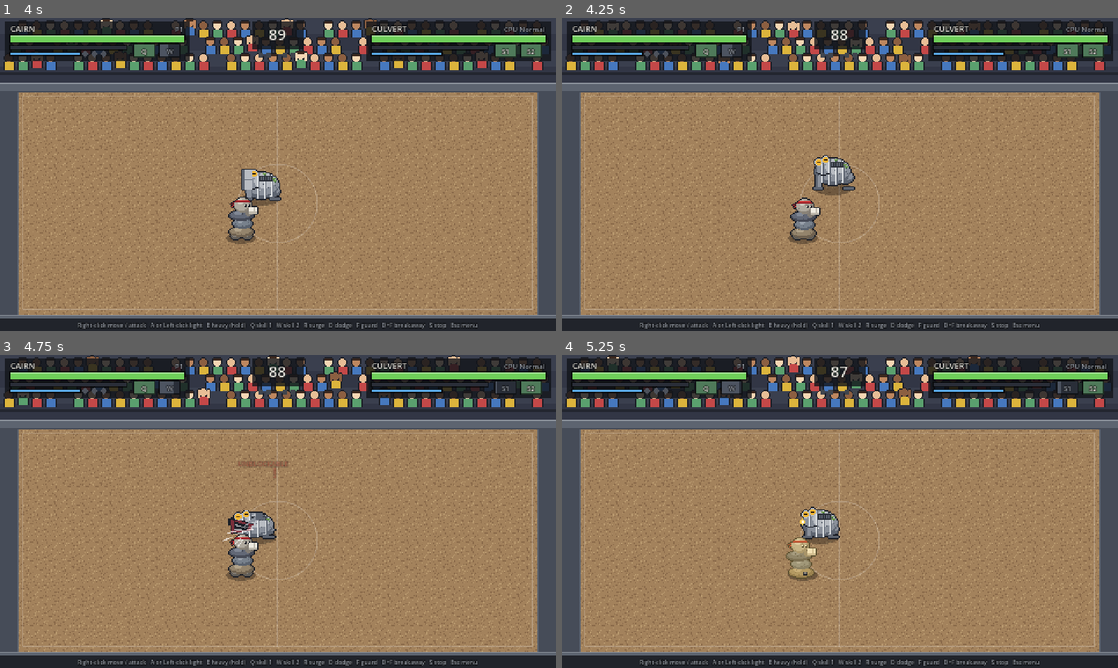
Above: before the commit, frames 1-4 (two rows, left to right).
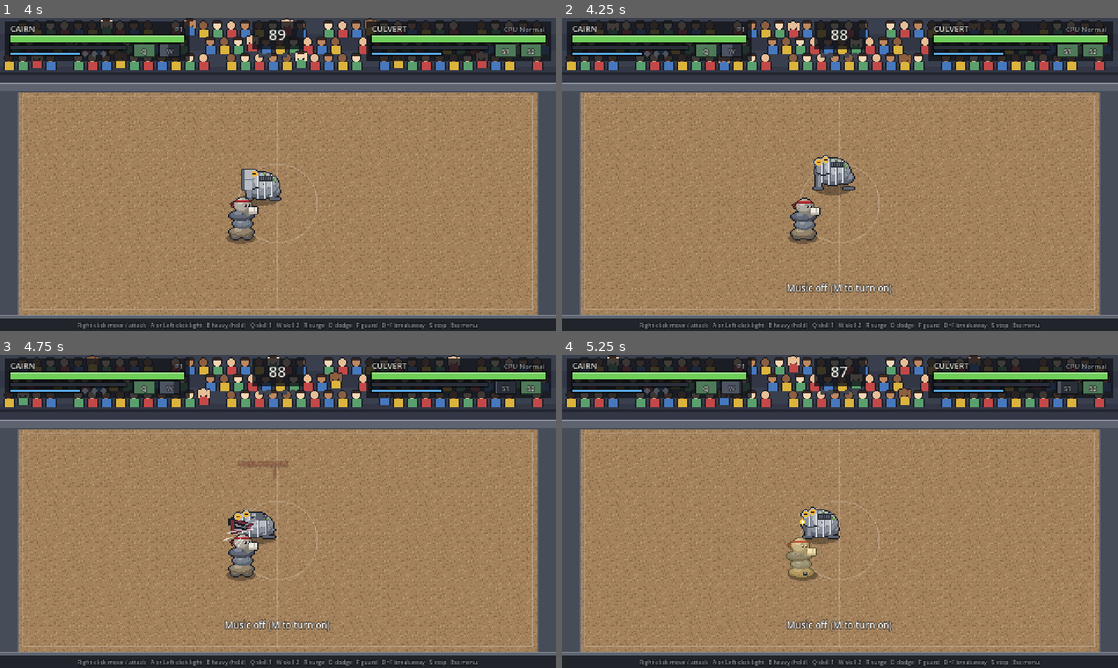
Above: after the commit, the same moments.

Repository: Redelements/creature-arena_
Game: Godot game, scene res://scenes/main.tscn
Same seed, same stepped clock (60 frames per second), same inputs: the game is played once before the commit and once after it.
Inputs (mouse positions are in pixels of both pictures, inside the frame that each line leads up to):
- Up to frame 1 (4 s): tap Enter (menu_confirm) at 0.5 s; move the mouse to (400, 158) at 0.52 s; hold D (kb_right) 0.53-1.28 s; tap Space (kb_dodge) at 0.6 s; click (400, 158) at 0.67 s; move the mouse to (166, 190) at 1.27 s; hold S (kb_down) 1.28-2.03 s; tap Shift (kb_guard) at 1.35 s; move the mouse to (333, 105) at 2.02 s; hold D (kb_right) 2.03-2.78 s; tap K (kb_heavy) at 2.1 s; move the mouse to (250, 237) at 2.77 s; hold W (kb_up) 2.78-3.53 s; tap J (kb_light) at 2.85 s; click (250, 237) at 2.92 s; move the mouse to (444, 221) at 3.52 s; hold A (kb_left) from 3.53 s (still down); tap O (kb_surge) at 3.6 s
- Up to frame 2 (4.25 s): keep holding A (kb_left); tap M (mute_music, bound only after the commit) at 4.15 s
- Up to frame 3 (4.75 s): keep holding A (kb_left); move the mouse to (111, 464) at 4.27 s; tap F (lol_guard) at 4.35 s
- Up to frame 4 (5.25 s): move the mouse to (867, 511) at 5.02 s; release A (kb_left) at 5.03 s; hold S (kb_down) from 5.03 s (still down); tap E (lol_heavy) at 5.1 s; click (867, 511) at 5.17 s

Frame 1 is identical in both runs. In frame 2, 0.4% of the frame differs, in the area x 40-60%, y 84-89%; in frame 3, 0.4%; in frame 4, 0.4%.

Commit message:
Playable build on every PR, placeholder audio, and CLAUDE.md
Builds:
- export_presets.cfg (Windows + Linux, single-file exports with data JSON).
- .github/workflows/playable-build.yml exports both on every PR and push to
  main, smoke-tests the Linux build, uploads them (kept 30 days) and keeps one
  bot comment on the PR with the download links.

Audio (TODO: all placeholder, see docs/AUDIO.md):
- tools/gen_audio.py synthesizes 30 sound effects and two music loops from
  scratch (numpy), written to assets/audio/.
- AudioView plays sounds for sim events, each active strike, and timed
  effects (FxView's new `cue` signal: KO scatter, gush, geysers, spire...).
- data/audio.json maps names to files and volumes, so replacements drop in.
- Music for menu and fights; M mutes music (saved). The menu's background
  match is silent apart from menu blips. Headless runs stay silent.

Docs:
- CLAUDE.md: rules, commands, layout, workflow and open items for future
  sessions.
- docs/AUDIO.md: replacement checklist for every placeholder sound.
- README: playable builds, audio, M key.

Co-Authored-By: Claude Opus 5.5 <noreply@anthropic.com>
Claude-Session: https://claude.ai/code/session_013iuFJdStMe39QbyNTEPcXx

Diff:
--- /dev/null
+++ b/data/audio.json
@@ -0,0 +1,160 @@
+{
+  "_todo": "TODO(audio): every sound and track here is a PLACEHOLDER generated by tools/gen_audio.py. Replace them before release; docs/AUDIO.md lists what each one is for.",
+  "music_volume_db": -14,
+  "music": {
+    "menu": "res://assets/audio/music_menu.wav",
+    "fight": "res://assets/audio/music_fight.wav"
+  },
+  "sounds": {
+    "hit_light": {
+      "file": "res://assets/audio/hit_light.wav",
+      "volume_db": -6,
+      "pitch_jitter": 0.1
+    },
+    "hit_heavy": {
+      "file": "res://assets/audio/hit_heavy.wav",
+      "volume_db": -5,
+      "pitch_jitter": 0.08
+    },
+    "block": {
+      "file": "res://assets/audio/block.wav",
+      "volume_db": -8,
+      "pitch_jitter": 0.08
+    },
+    "guard_break": {
+      "file": "res://assets/audio/guard_break.wav",
+      "volume_db": -3,
+      "pitch_jitter": 0.05
+    },
+    "swing_light": {
+      "file": "res://assets/audio/swing_light.wav",
+      "volume_db": -14,
+      "pitch_jitter": 0.12
+    },
+    "swing_heavy": {
+      "file": "res://assets/audio/swing_heavy.wav",
+      "volume_db": -10,
+      "pitch_jitter": 0.1
+    },
+    "dodge": {
+      "file": "res://assets/audio/dodge.wav",
+      "volume_db": -12,
+      "pitch_jitter": 0.1
+    },
+    "land": {
+      "file": "res://assets/audio/land.wav",
+      "volume_db": -8,
+      "pitch_jitter": 0.1
+    },
+    "slam": {
+      "file": "res://assets/audio/slam.wav",
+      "volume_db": -4,
+      "pitch_jitter": 0.06
+    },
+    "crack": {
+      "file": "res://assets/audio/crack.wav",
+      "volume_db": -8,
+      "pitch_jitter": 0.1
+    },
+    "splash": {
+      "file": "res://assets/audio/splash.wav",
+      "volume_db": -9,
+      "pitch_jitter": 0.12
+    },
+    "wave": {
+      "file": "res://assets/audio/wave.wav",
+      "volume_db": -7,
+      "pitch_jitter": 0.06
+    },
+    "grab": {
+      "file": "res://assets/audio/grab.wav",
+      "volume_db": -4,
+      "pitch_jitter": 0.04
+    },
+    "parry": {
+      "file": "res://assets/audio/parry.wav",
+      "volume_db": -6,
+      "pitch_jitter": 0.03
+    },
+    "breakaway": {
+      "file": "res://assets/audio/breakaway.wav",
+      "volume_db": -6,
+      "pitch_jitter": 0.04
+    },
+    "windup_red": {
+      "file": "res://assets/audio/windup_red.wav",
+      "volume_db": -6,
+      "pitch_jitter": 0.0
+    },
+    "windup_gold": {
+      "file": "res://assets/audio/windup_gold.wav",
+      "volume_db": -9,
+      "pitch_jitter": 0.0
+    },
+    "fall": {
+      "file": "res://assets/audio/fall.wav",
+      "volume_db": -8,
+      "pitch_jitter": 0.0
+    },
+    "ko": {
+      "file": "res://assets/audio/ko.wav",
+      "volume_db": -3,
+      "pitch_jitter": 0.0
+    },
+    "stones_scatter": {
+      "file": "res://assets/audio/stones_scatter.wav",
+      "volume_db": -5,
+      "pitch_jitter": 0.05
+    },
+    "water_gush": {
+      "file": "res://assets/audio/water_gush.wav",
+      "volume_db": -6,
+      "pitch_jitter": 0.0
+    },
+    "geysers": {
+      "file": "res://assets/audio/geysers.wav",
+      "volume_db": -5,
+      "pitch_jitter": 0.05
+    },
+    "spire": {
+      "file": "res://assets/audio/spire.wav",
+      "volume_db": -4,
+      "pitch_jitter": 0.05
+    },
+    "surge": {
+      "file": "res://assets/audio/surge.wav",
+      "volume_db": -4,
+      "pitch_jitter": 0.0
+    },
+    "crowd_cheer": {
+      "file": "res://assets/audio/crowd_cheer.wav",
+      "volume_db": -14,
+      "pitch_jitter": 0.1
+    },
+    "crowd_roar": {
+      "file": "res://assets/audio/crowd_roar.wav",
+      "volume_db": -12,
+      "pitch_jitter": 0.0
+    },
+    "ui_move": {
+      "file": "res://assets/audio/ui_move.wav",
+      "volume_db": -12,
+      "pitch_jitter": 0.0
+    },
+    "ui_select": {
+      "file": "res://assets/audio/ui_select.wav",
+      "volume_db": -9,
+      "pitch_jitter": 0.0
+    },
+    "round_start": {
+      "file": "res://assets/audio/round_start.wav",
+      "volume_db": -8,
+      "pitch_jitter": 0.0
+    },
+    "round_end": {
+      "file": "res://assets/audio/round_end.wav",
+      "volume_db": -7,
+      "pitch_jitter": 0.0
+    }
+  }
+}
--- a/src/game/controls.gd
+++ b/src/game/controls.gd
@@ -57,6 +57,7 @@
 	"debug_help": {"keys": [KEY_F3]},
 	"reset": {"keys": [KEY_F4]},
 	"save_replay": {"keys": [KEY_F6]},
+	"mute_music": {"keys": [KEY_M]},
 }
 
 const CLASSIC_BITS := {
--- a/src/game/main.gd
+++ b/src/game/main.gd
@@ -55,6 +55,7 @@
 var views: Array[CreatureView] = []
 var fx: FxView
 var fx_ground: FxGround
+var audio: AudioView
 var debug: DebugView
 var hud: Hud
 var camera: Camera2D
@@ -113,6 +114,9 @@
 	fx = FxView.new()
 	fx.bind_ground(fx_ground)
 	add_child(fx)
+	audio = AudioView.new()
+	add_child(audio)
+	fx.cue.connect(audio.play)
 	debug = DebugView.new()
 	debug.visible = false
 	add_child(debug)
@@ -148,6 +152,7 @@
 	flow = Flow.MENU
 	flow_t = 0
 	_end_showcase()
+	audio.play_music("menu")
 	# A CPU-vs-CPU match plays behind the menu.
 	_new_sim(MatchFactory.versus("cairn", "culvert"), [Side.CPU, Side.CPU])
 	hud.timer_ticks = -1
@@ -177,6 +182,7 @@
 
 
 func _start_round() -> void:
+	audio.play_music("fight")
 	var cfg: Dictionary = MODES[mode]
 	if cfg.get("showcase", false):
 		if _showcase_list.is_empty():
@@ -294,6 +300,8 @@
 		sim.step(inputs)
 		for e in sim.events:
 			_react(e)
+		audio.watch(sim)
+	audio.sfx_enabled = flow != Flow.MENU
 	_update_flow()
 	if showcase != null:
 		hud.caption_items = showcase.caption_items()
@@ -333,6 +341,8 @@
 				menu_index = keep
 		Flow.INTRO:
 			hud.banner = "ROUND %d" % round_num if flow_t < 60 else "FIGHT!"
+			if flow_t == 2 or flow_t == 60:
+				audio.play("round_start", 0.0, 0.75 if flow_t == 2 else 1.0)
 			hud.banner_sub = ""
 			if flow_t >= INTRO_TICKS:
 				hud.banner = ""
@@ -386,6 +396,7 @@
 func _end_round(ko: int) -> void:
 	flow = Flow.ROUND_OVER
 	flow_t = 0
+	audio.play("round_end")
 	var winner := -1
 	if ko == 0:
 		winner = 1
@@ -441,6 +452,7 @@
 
 func _react(e: Dictionary) -> void:
 	fx.spawn(e)
+	audio.on_event(e)
 	var power: float = e["power"]
 	_rumble(e)
 	match String(e["type"]):
@@ -523,8 +535,18 @@
 
 
 func _unhandled_input(event: InputEvent) -> void:
+	if event.is_action_pressed("mute_music"):
+		var muted := audio.toggle_music()
+		hud.show_toast("Music off (M to turn on)" if muted else "Music on")
+		_save_settings()
+		return
 	if flow == Flow.MENU:
+		var before := [menu_index, level, player_input.layout]
 		_menu_input(event)
+		if flow != Flow.MENU:
+			audio.play("ui_select", 0.0, 1.0, true)
+		elif [menu_index, level, player_input.layout] != before:
+			audio.play("ui_move", 0.0, 1.0, true)
 		return
 	if event.is_action_pressed("menu_back"):
 		_open_menu()
@@ -650,12 +672,14 @@
 		if lay in PlayerInput.LAYOUTS:
 			player_input.layout = lay
 		level = clampi(int(cfg.get_value("game", "level", level)), 0, LEVEL_NAMES.size() - 1)
+		audio.set_music_muted(bool(cfg.get_value("audio", "music_muted", false)))
 
 
 func _save_settings() -> void:
 	var cfg := ConfigFile.new()
 	cfg.set_value("input", "layout", player_input.layout)
 	cfg.set_value("game", "level", level)
+	cfg.set_value("audio", "music_muted", audio.music_muted)
 	cfg.save(SETTINGS_PATH)
 
 
--- /dev/null
+++ b/src/view/audio_view.gd
@@ -0,0 +1,168 @@
+class_name AudioView
+extends Node
+## Sound effects and music. Like the other views it only reads the simulation: sounds
+## come from simulation events (hits, slams, grabs, KOs...), from each strike as it
+## becomes active, and from timed effects in FxView (its `cue` signal).
+##
+## TODO(audio): all sounds and music are PLACEHOLDERS from tools/gen_audio.py. Which
+## file plays for what, and how loud, is in data/audio.json; docs/AUDIO.md is the
+## replacement checklist. New files with the same names drop in without code changes.
+
+const DATA_PATH := "res://data/audio.json"
+const VOICES := 16
+
+var sfx_enabled := true  ## off while the menu's background match plays
+var music_muted := false
+## Headless runs (tests, CI, captures without --write-movie) have no audio device to
+## mix with; playing there only leaves playbacks alive at exit, so stay silent.
+var _silent := DisplayServer.get_name() == "headless"
+
+var _sounds := {}
+var _music_tracks := {}
+var _music_volume_db := -14.0
+var _players: Array[AudioStreamPlayer] = []
+var _next := 0
+var _music := AudioStreamPlayer.new()
+var _music_name := ""
+var _last_play := {}
+var _seg := {}
+
+
+func _ready() -> void:
+	var f := FileAccess.open(DATA_PATH, FileAccess.READ)
+	var data = JSON.parse_string(f.get_as_text()) if f != null else null
+	if typeof(data) != TYPE_DICTIONARY:
+		push_warning("AudioView: could not read " + DATA_PATH)
+		data = {}
+	var sounds: Dictionary = data.get("sounds", {})
+	for name in sounds:
+		var s: Dictionary = sounds[name]
+		var path := String(s["file"])
+		if not ResourceLoader.exists(path):
+			push_warning("AudioView: missing " + path)
+			continue
+		_sounds[name] = {"stream": load(path), "volume_db": float(s.get("volume_db", 0.0)),
+			"jitter": float(s.get("pitch_jitter", 0.0))}
+	var tracks: Dictionary = data.get("music", {})
+	for name in tracks:
+		if ResourceLoader.exists(String(tracks[name])):
+			_music_tracks[name] = load(String(tracks[name]))
+	_music_volume_db = float(data.get("music_volume_db", -14.0))
+	for i in VOICES:
+		var p := AudioStreamPlayer.new()
+		add_child(p)
+		_players.append(p)
+	add_child(_music)
+	_music.finished.connect(_on_music_finished)
+
+
+## Plays a sound by name. `ui` sounds play even while the menu has gameplay sounds off.
+func play(name: String, volume := 0.0, pitch := 1.0, ui := false) -> void:
+	if _silent or (not sfx_enabled and not ui) or not _sounds.has(name):
+		return
+	# The same sound at most once per frame, so multi-hit moves don't stack up.
+	var frame := Engine.get_physics_frames()
+	if int(_last_play.get(name, -10)) >= frame:
+		return
+	_last_play[name] = frame
+	var s: Dictionary = _sounds[name]
+	var p := _players[_next]
+	_next = (_next + 1) % VOICES
+	var j := float(s["jitter"])
+	p.stream = s["stream"]
+	p.volume_db = float(s["volume_db"]) + volume
+	p.pitch_scale = maxf(0.1, pitch * (1.0 + randf_range(-j, j)))
+	p.play()
+
+
+func play_music(name: String) -> void:
+	if name == _music_name or not _music_tracks.has(name):
+		return
+	_music_name = name
+	_music.stream = _music_tracks[name]
+	_music.volume_db = _music_volume_db
+	if not music_muted and not _silent:
+		_music.play()
+
+
+## Returns the new muted state.
+func toggle_music() -> bool:
+	set_music_muted(not music_muted)
+	return music_muted
+
+
+func set_music_muted(muted: bool) -> void:
+	music_muted = muted
+	if muted:
+		_music.stop()
+	elif _music.stream != null and not _music.playing and not _silent:
+		_music.play()
+
+
+func _on_music_finished() -> void:
+	if not music_muted:
+		_music.play()  # loop
+
+
+func on_event(e: Dictionary) -> void:
+	var power := float(e["power"])
+	match String(e["type"]):
+		"hit":
+			var heavy := power >= 9.0 or bool(e.get("heavy", false))
+			play("hit_heavy" if heavy else "hit_light", 0.0, clampf(1.15 - power * 0.015, 0.8, 1.15))
+			if power >= 14.0:
+				play("crowd_cheer")
+		"block":
+			play("block")
+		"guard_break":
+			play("guard_break")
+			play("crowd_cheer", -4.0)
+		"slam":
+			play("slam", 0.0 if power >= 1.0 else -5.0, 1.0 if power >= 1.0 else 1.15)
+		"bounce":
+			play("land", 0.0, 1.25)
+		"fall":
+			play("fall")
+		"land", "land_hard":
+			play("land")
+		"dodge":
+			play("dodge")
+		"ko":
+			play("ko")
+			play("crowd_roar")
+		"slip":
+			play("parry")
+		"grab":
+			play("grab")
+		"breakaway":
+			play("breakaway")
+		"surge":
+			play("surge")
+			play("crowd_cheer", -2.0)
+		"projectile":
+			play("wave")
+		"projectile_end":
+			play("splash", 0.0 if power >= 1.0 else -6.0)
+		"windup":
+			var red := String(e.get("tell", "")) in ["unblockable", "guard_break"]
+			play("windup_red" if red else "windup_gold")
+
+
+## A swing sound each time a strike becomes active (once per hit of a multi-hit move).
+func watch(sim: MatchSim) -> void:
+	for c in sim.creatures:
+		var seg := c.active_seg()
+		if seg >= 0 and seg != int(_seg.get(c.id, -1)):
+			play("swing_light" if c.move_type() == "light" else "swing_heavy")
+		_seg[c.id] = seg
+
+
+func _exit_tree() -> void:
+	# Stop everything so no playback holds a stream past shutdown.
+	for p in _players:
+		p.stop()
+		p.stream = null
+	_music.stop()
+	_music.stream = null
+	_sounds.clear()
+	_music_tracks.clear()
--- a/src/view/fx_view.gd
+++ b/src/view/fx_view.gd
@@ -46,6 +46,9 @@
 const C_DIM := Color(0.02, 0.03, 0.07)
 const C_PARRY := Color("9ee6ff")
 const C_WARN := Color(1.0, 0.36, 0.28)
+
+## Asks AudioView for a sound that belongs to a timed effect (a KO scatter, geysers...).
+signal cue(sound: String)
 
 var sim: MatchSim
 var views: Array = []  ## CreatureView per creature, same order as sim.creatures
@@ -545,6 +548,7 @@
 		_dust(at + Vector2(randf_range(-8, 8), randf_range(-2, 2)), Vector2(randf_range(-0.4, 0.4), -0.6))
 	_later(30.0, _spire_crumble.bind(at))
 	shake_out = maxf(shake_out, 3.0)
+	cue.emit("spire")
 
 
 func _spire_crumble(at: Vector2) -> void:
@@ -562,6 +566,7 @@
 		var at := c.pos + Vector2.from_angle(TAU * i / n + 0.2) * r
 		_later(randf_range(0.0, 6.0), _geyser_start.bind(at))
 	shake_out = maxf(shake_out, 4.0)
+	cue.emit("geysers")
 
 
 func _geyser_start(at: Vector2) -> void:
@@ -617,6 +622,7 @@
 		_add({"kind": "dust", "pos": p + Vector2(randf_range(-6, 6), randf_range(-2, 2)), "vel": v, "life": 24})
 	_add({"kind": "ring", "pos": p, "life": 14, "radius": 22.0})
 	shake_out = maxf(shake_out, 2.5)
+	cue.emit("land")
 
 
 # ------------------------------------------------------------------ windup tells
@@ -729,6 +735,7 @@
 		_dust(c.pos + Vector2(randf_range(-10, 10), randf_range(-3, 3)), Vector2(randf_range(-0.5, 0.5), -0.4))
 	_add({"kind": "ring", "pos": c.pos, "life": 16, "radius": 30.0})
 	shake_out = maxf(shake_out, 3.0)
+	cue.emit("stones_scatter")
 
 
 ## Culvert's concrete cracks under the final blow. Returns the crack ends, where water
@@ -755,6 +762,7 @@
 		lines.append(pts)
 		ends.append(cur)
 	_add({"kind": "bodycrack", "id": c.id, "lines": lines, "life": 46, "grow": 14.0, "fade": 28.0, "real": true})
+	cue.emit("crack")
 	return ends
 
 
@@ -769,6 +777,7 @@
 		"grow": 100.0, "life": FOREVER})
 	_add({"kind": "emit", "life": 80, "every": 1.0, "acc": 0.0, "fn": _gush_tick.bind(c, ends, body_z)})
 	shake_out = maxf(shake_out, 2.5)
+	cue.emit("water_gush")
 
 
 ## Water keeps pouring out of the cracks, weaker over time, lower as the body slumps.
Not shown, added: assets/audio/block.wav.import
Not shown, added: assets/audio/breakaway.wav.import
Not shown, added: assets/audio/crack.wav.import
Not shown, added: assets/audio/crowd_cheer.wav.import
Not shown, added: assets/audio/crowd_roar.wav.import
Not shown, added: assets/audio/dodge.wav.import
Not shown, added: assets/audio/fall.wav.import
Not shown, added: assets/audio/geysers.wav.import
Not shown, added: assets/audio/grab.wav.import
Not shown, added: assets/audio/guard_break.wav.import
Not shown, added: assets/audio/hit_heavy.wav.import
Not shown, added: assets/audio/hit_light.wav.import
(and 59 more such lines)
